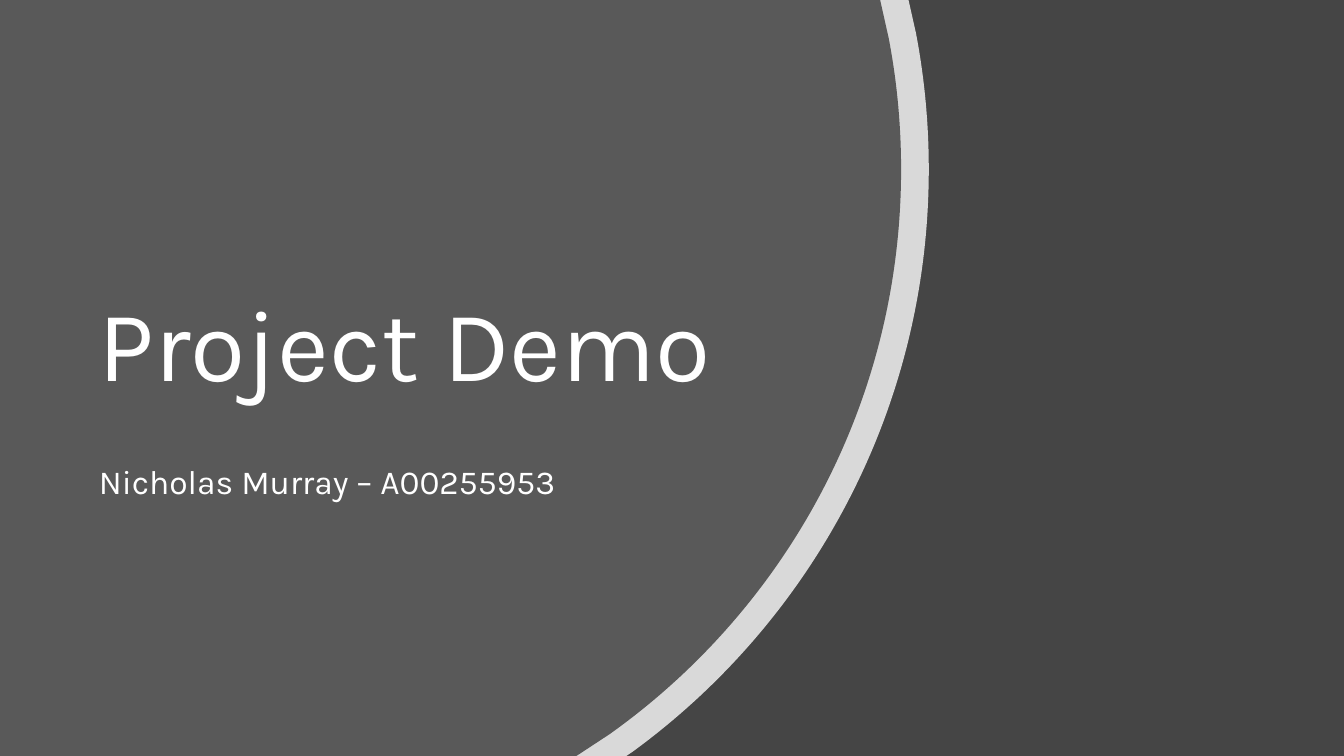
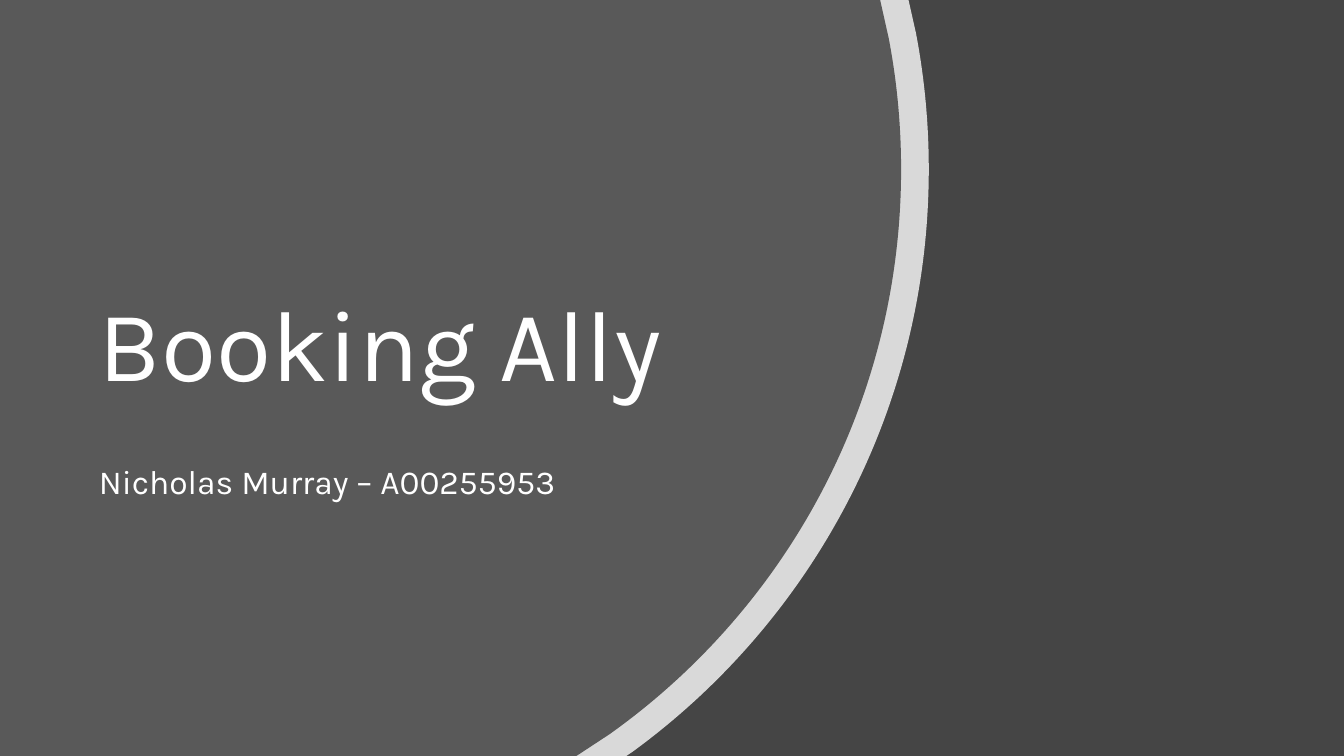
Before and after one commit to aitsoftwaredesign/project4-A00255953, a slide deck: slide 1 of Resources/Project Demo 1.pptx. Drawn at 1344x756 pixels with LibreOffice and Linux fonts; fonts in the diff are those of the drawing. Boxes give left, top, right and bottom in pixels: in the first picture for what was removed or moved away, otherwise in the second. Text is boxed around its words. In the diff, an @@ line names an element or a change of style, - is before the commit and + after.

```diff
--- a/Resources/Project Demo 1.pptx
+++ b/Resources/Project Demo 1.pptx
@@ title at (99, 311, 661, 404): text changed @@
-Project Demo
+Booking Ally
```
Also in this commit, not shown: 5 other slides changed, 1 slide removed, 48 other files.
